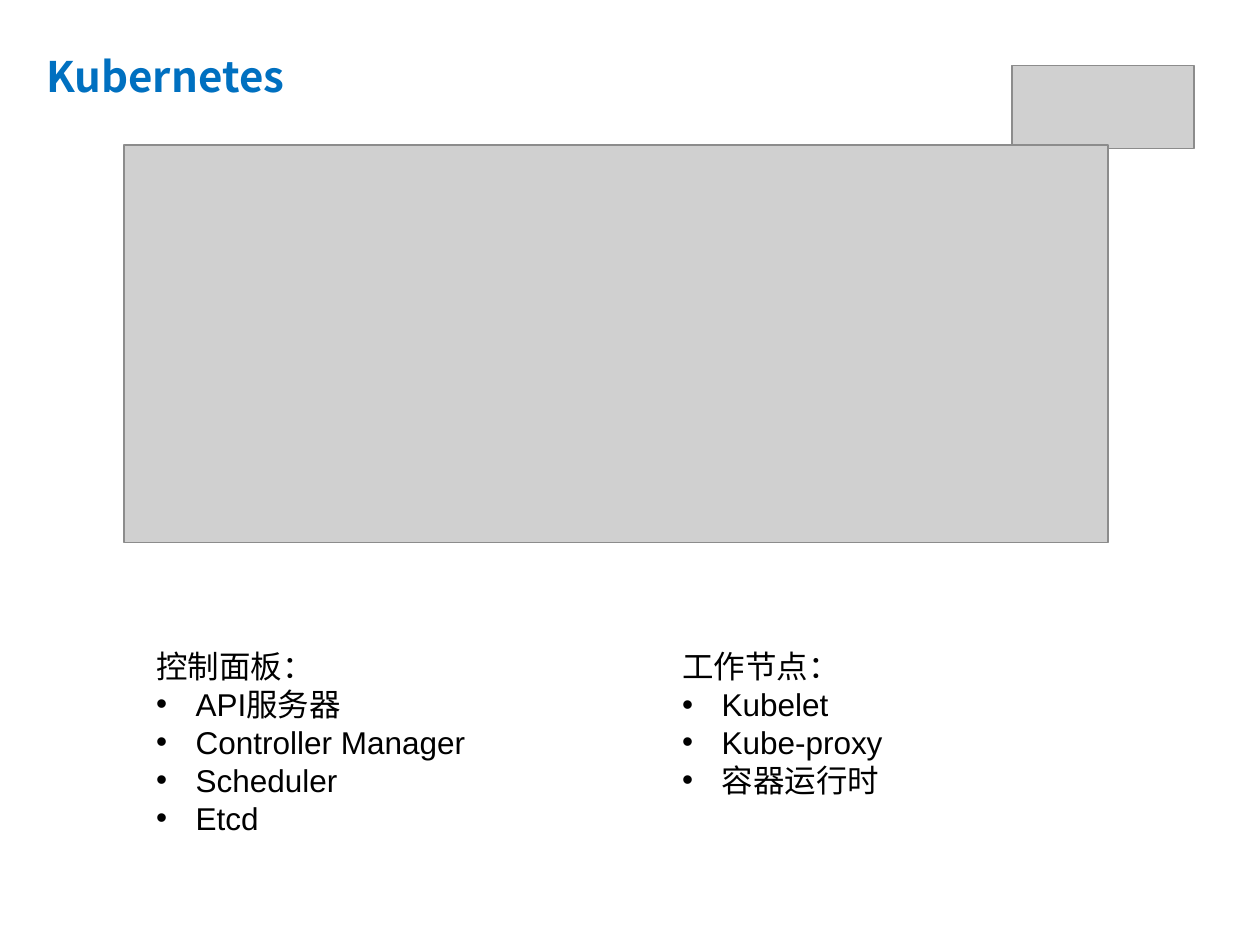
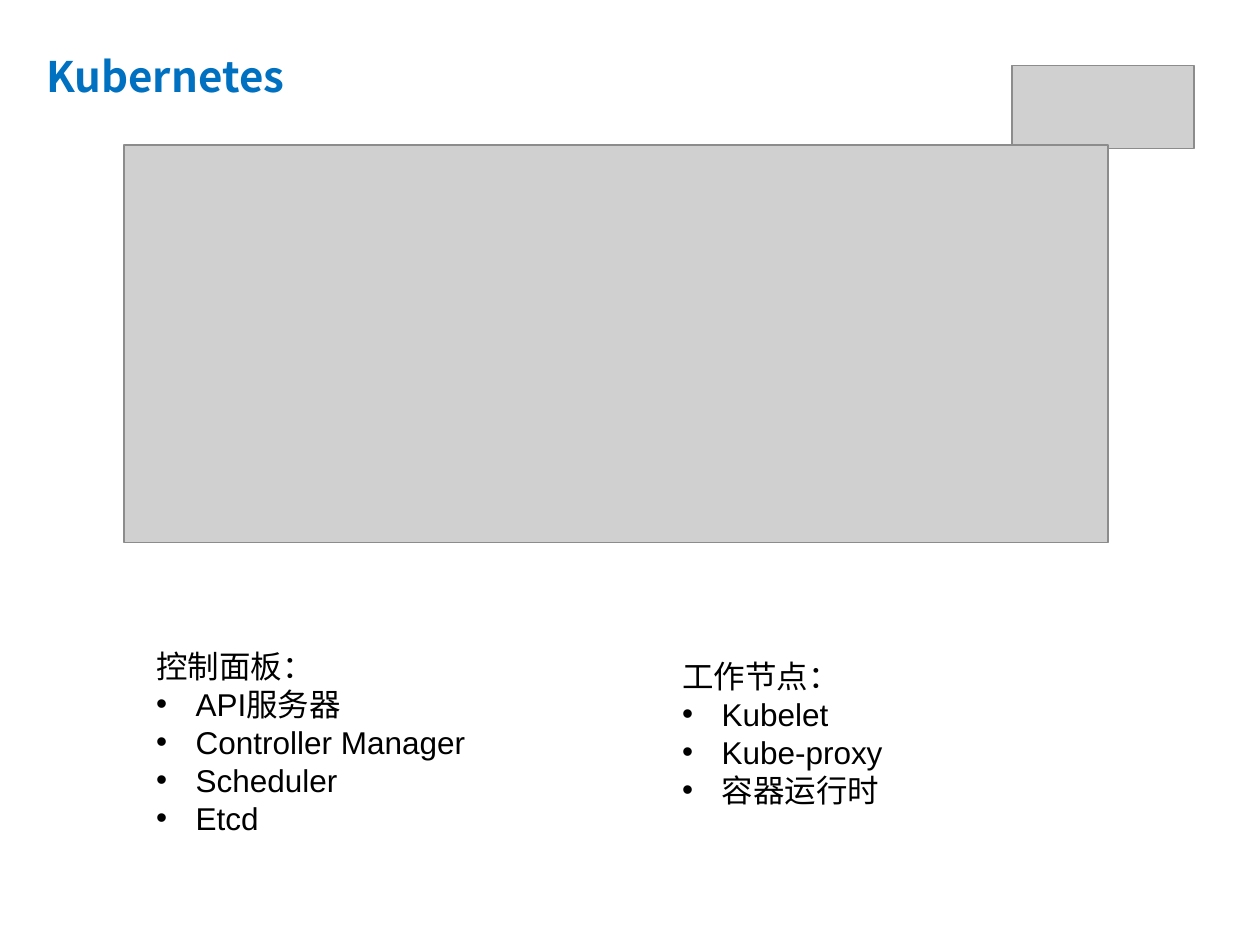
Before and after one commit to yubowen0525/k8s_from_basic_to_advanced, a slide deck: slide 15 of lession1/kubernetes第一课.pptx (slide 11 before the commit). Drawn at 1260x945 pixels with LibreOffice and Linux fonts; fonts in the diff are those of the drawing; grey boxes stand for pictures. Boxes give left, top, right and bottom in pixels: in the first picture for what was removed or moved away, otherwise in the second. Text is boxed around its words. In the diff, an @@ line names an element or a change of style, - is before the commit and + after.

```diff
--- a/lession1/kubernetes第一课.pptx
+++ b/lession1/kubernetes第一课.pptx
@@ text "工作节点：": place and size @@
-text "工作节点：" at (682, 651, 883, 795)
+text "工作节点：" at (682, 661, 883, 805)
```
Also in this commit, not shown: 4 other slides changed, 4 slides added, 10 other files.
